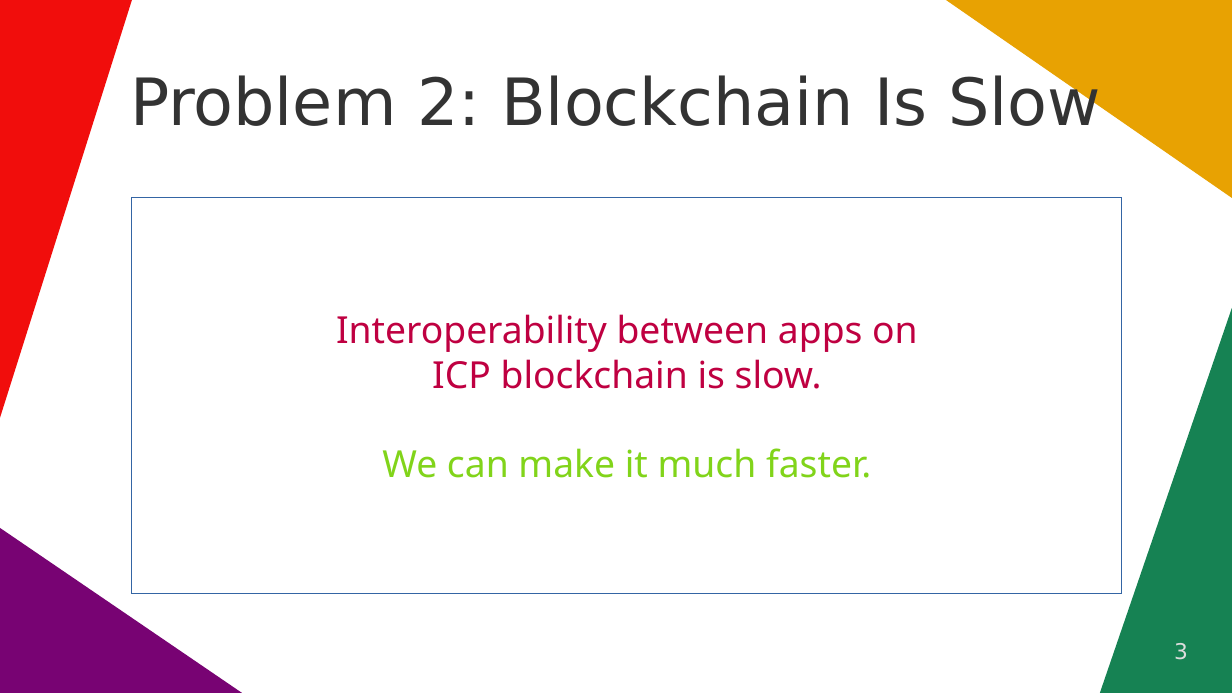
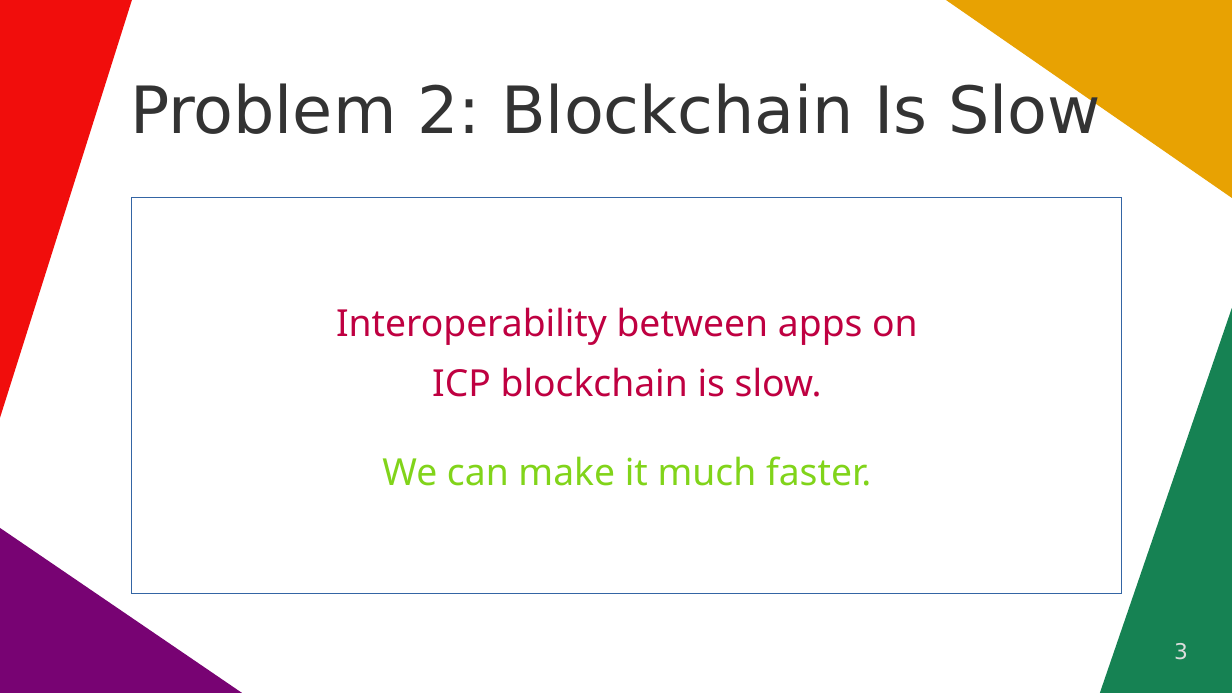
Before and after one commit to vporton/icp-package-manager, a slide deck: slide 3 of docs/presentation.odp. Drawn at 1232x693 pixels with LibreOffice and Linux fonts; fonts in the diff are those of the drawing. Boxes give left, top, right and bottom in pixels: in the first picture for what was removed or moved away, otherwise in the second. Text is boxed around its words. In the diff, an @@ line names an element or a change of style, - is before the commit and + after.

```diff
--- a/docs/presentation.odp
+++ b/docs/presentation.odp
@@ title "Problem 2: Blockchain Is Slow": place and size @@
-title "Problem 2: Blockchain Is Slow" at <box>130,72,1101,126</box>
+title "Problem 2: Blockchain Is Slow" at <box>130,80,1101,134</box>
@@ text in rectangle at <box>336,307,918,345</box>: more space between paragraphs @@
```
Also in this commit, not shown: 9 other slides changed.
